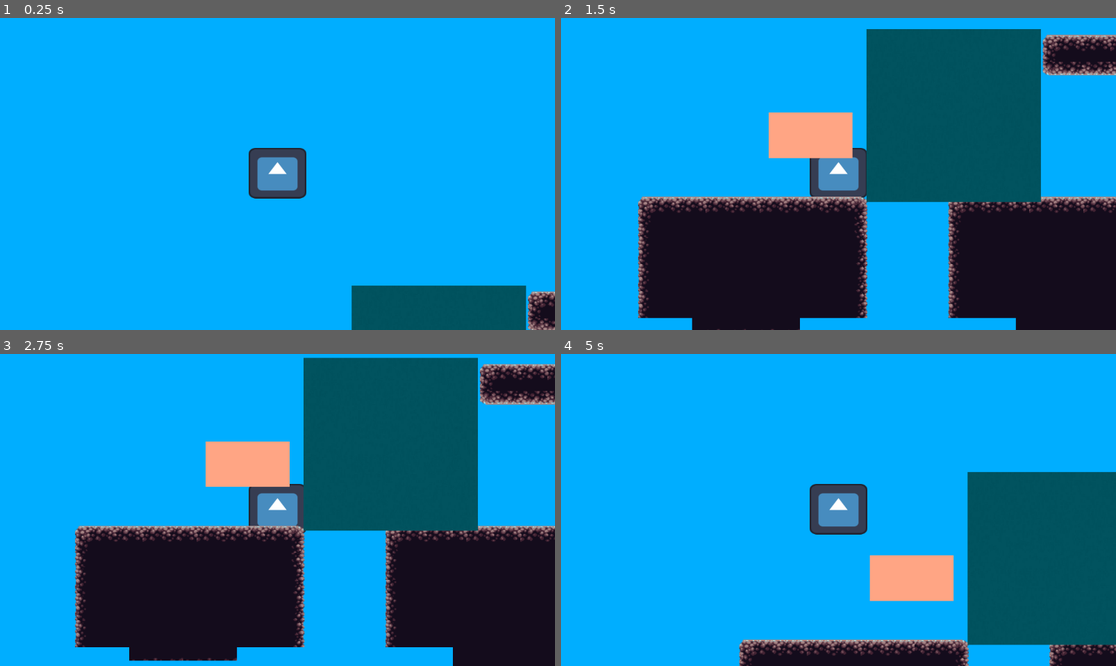
Above: before the commit, frames 1-4 (two rows, left to right).
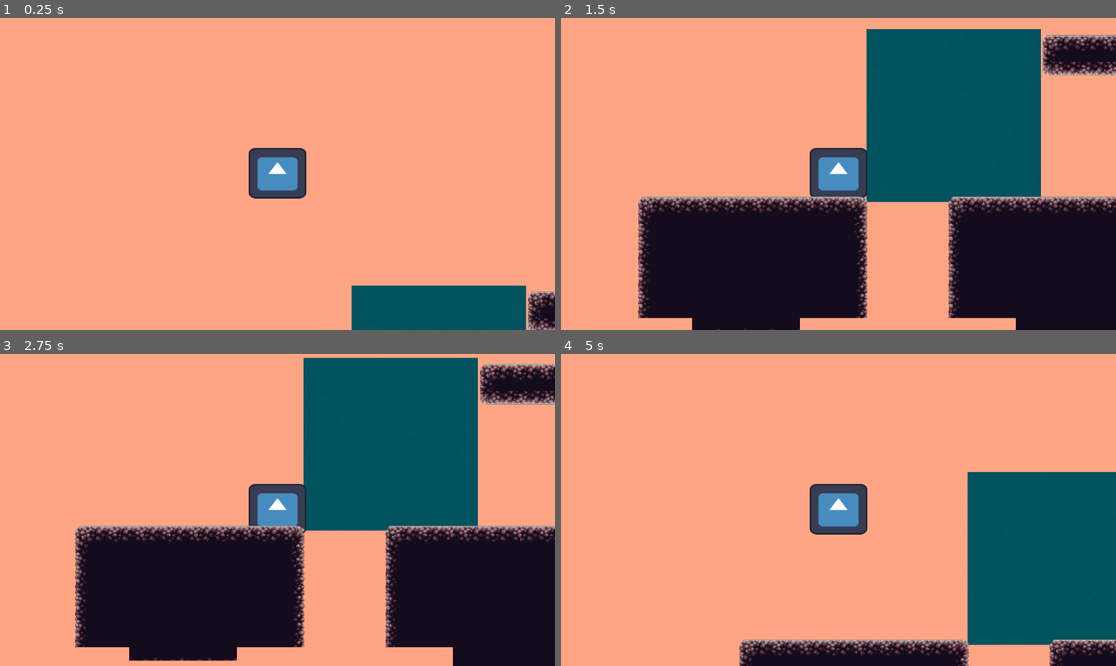
Above: after the commit, the same moments.

Repository: nattbc/proyecto_grupo_3
Game: Godot game, scene res://node_2d.tscn
The game is run twice, just before and just after one commit, with the same random seed, the same clock (stepped at 60 frames per second) and the same inputs. The engine's default icon, where the game draws it, is replaced by a stand-in: a white triangle on a blue panel in a dark square.
Inputs:
- Up to frame 1 (0.25 s): no input
- Up to frame 2 (1.5 s): hold 1 (press_1) 0.53-1.28 s; hold Right (move_right) from 0.53 s (still down); tap Up (move_up) at 0.77 s; tap 2 (press_2) at 0.8, 1.35 s; tap Enter at 1.25 s
- Up to frame 3 (2.75 s): tap Up (move_up) at 1.52 s; tap 3 (press_3) at 1.55 s; tap Space at 2 s; release Right (move_right) at 2.03 s; hold Left (move_left) from 2.03 s (still down); hold 3 (press_3) from 2.03 s (still down); tap 1 (press_1) at 2.3 s
- Up to frame 4 (5 s): tap Enter at 2.75, 4.25 s; release Left (move_left) at 2.78 s; release 3 (press_3) at 2.78 s; hold Right (move_right) 2.78-4.28 s; tap 1 (press_1) at 2.85, 4.55 s; tap Up (move_up) at 3.02, 3.77, 4.52 s; tap 2 (press_2) at 3.05 s; tap Space at 3.5 s; hold 2 (press_2) 3.53-4.28 s; tap 3 (press_3) at 3.8, 4.35 s; hold Left (move_left) from 4.28 s (still down)

The runs differ from the first frame. In frame 1, 93% of the frame differs, in the area x 0-100%, y 0-100%; in frame 2, 49%; in frame 3, 48%; in frame 4, 77%.

Commit message:
intento de cambiar el fondo (sale mal)

Diff:
--- a/larry.gd
+++ b/larry.gd
@@ -31,14 +31,25 @@
 func pass_through():
 	if Input.is_action_pressed("press_1"): #desaparece rosa
 		set_collision_masks(2, [3,4])
+		#set_visibility_layers(2, [3,4]) # aparece fondo rosa
 
 	if Input.is_action_pressed("press_2"): #desaparece verde
 		set_collision_masks(3, [2,4])
+		#set_visibility_layers(3, [2,4]) # aparece fondo verde
 
 	if Input.is_action_pressed("press_3"): #desaparece azul
 		set_collision_masks(4, [2,3])
+		#set_visibility_layers(4, [2,3]) # aparece fondo azul
+		#$fondo_celeste.visible= true
+		#$fondo_verde.visible= false
+		#$fondo_rosa.visible= false
 
 func set_collision_masks(pass_mask, not_pass_masks):
 	set_collision_mask_value(pass_mask, false)
 	for not_pass_mask in not_pass_masks:
 		set_collision_mask_value(not_pass_mask, true)
+
+#func set_visibility_layers(show_layer, not_show_layers):
+	#set_visibility_layer_bit(show_layer, true)
+	#for not_show_layer in not_show_layers:
+		#set_visibility_layer_bit(not_show_layer, false)
--- a/node_2d.tscn
+++ b/node_2d.tscn
@@ -165,14 +165,37 @@
 [node name="world" type="Node2D"]
 
 [node name="fondo verde" parent="." instance=ExtResource("2_mmyjg")]
-visible = false
 visibility_layer = 4
 position = Vector2(-181, -53)
+collision_layer = 0
+collision_mask = 0
 
 [node name="fondo rosa" parent="." instance=ExtResource("7_32mw1")]
-visible = false
+visibility_layer = 2
+collision_layer = 0
+collision_mask = 0
 
 [node name="fondo celeste" parent="." instance=ExtResource("3_6cdhk")]
+visibility_layer = 0
+collision_layer = 0
+collision_mask = 0
+
+[node name="rosa" parent="." instance=ExtResource("3_ykr7s")]
+position = Vector2(205, 439)
+collision_layer = 2
+collision_mask = 0
+script = ExtResource("4_2da3m")
+
+[node name="verde" parent="." instance=ExtResource("5_u4lds")]
+position = Vector2(374, 415)
+collision_layer = 4
+collision_mask = 0
+script = ExtResource("6_rft67")
+
+[node name="celeste" parent="." instance=ExtResource("9_ggrkb")]
+position = Vector2(563, 210)
+collision_layer = 8
+collision_mask = 0
 
 [node name="larry" parent="." instance=ExtResource("1_6ulmk")]
 position = Vector2(183, 148)
@@ -190,20 +213,3 @@
 format = 2
 layer_0/name = "piso"
 layer_0/tile_data = PackedInt32Array(2097152, 0, 0, 2162688, 0, 1, 2228224, 0, 2, 2097153, 65536, 0, 2162689, 65536, 1, …(14512 unchanged characters)…
-
-[node name="rosa" parent="." instance=ExtResource("3_ykr7s")]
-position = Vector2(205, 439)
-collision_layer = 2
-collision_mask = 0
-script = ExtResource("4_2da3m")
-
-[node name="verde" parent="." instance=ExtResource("5_u4lds")]
-position = Vector2(374, 415)
-collision_layer = 4
-collision_mask = 0
-script = ExtResource("6_rft67")
-
-[node name="celeste" parent="." instance=ExtResource("9_ggrkb")]
-position = Vector2(563, 210)
-collision_layer = 8
-collision_mask = 0
--- a/project.godot
+++ b/project.godot
@@ -62,6 +62,10 @@
 
 [layer_names]
 
+2d_render/layer_2="rosa"
+2d_render/layer_3="verde"
+2d_render/layer_4="celeste"
 2d_physics/layer_1="larry+titlemap"
 2d_physics/layer_2="rosa"
 2d_physics/layer_3="verde"
+2d_physics/layer_4="celeste"
